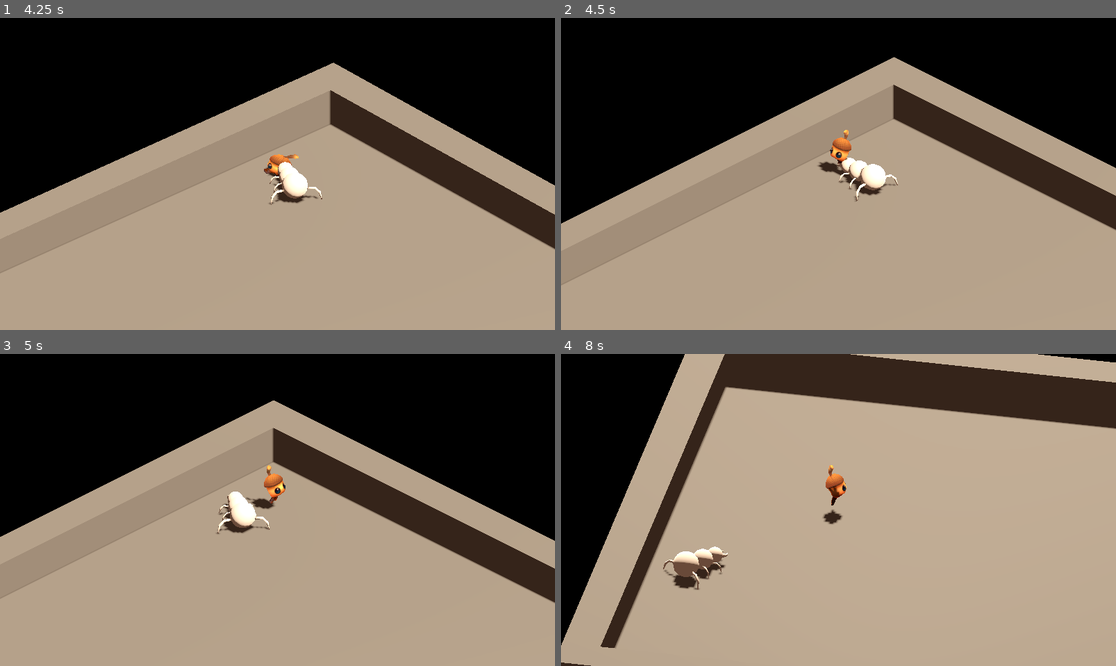
Above: before the commit, frames 1-4 (two rows, left to right).
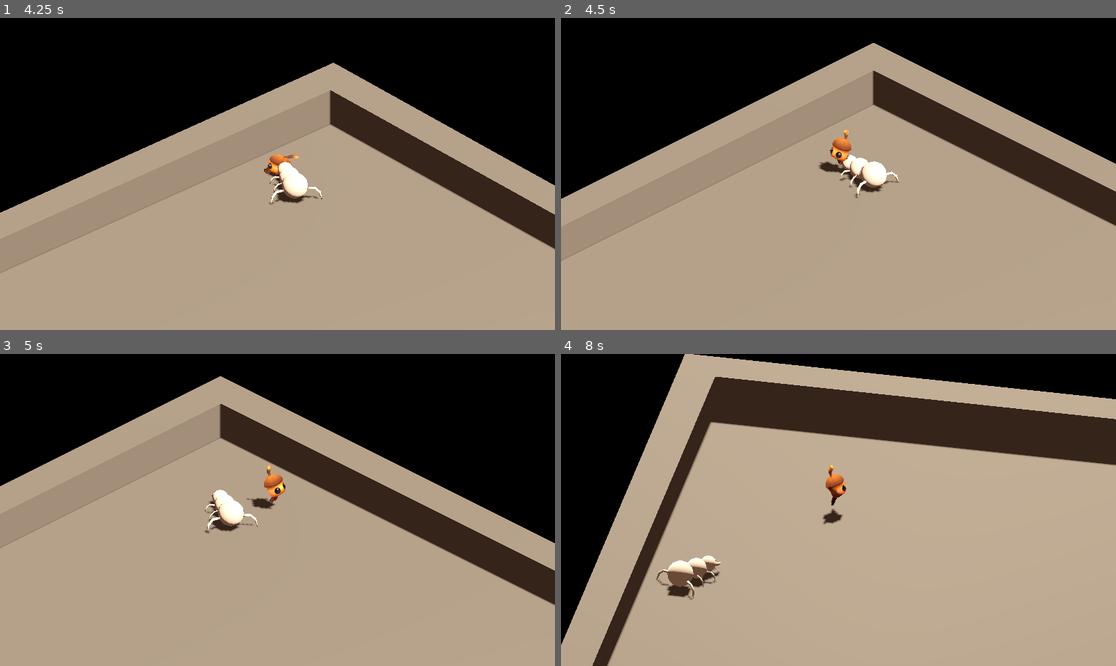
Above: after the commit, the same moments.

Repository: Fanny-Pack-Studios/team-achura-ggj2023
Game: Godot game, scene res://Main.tscn
The game is run twice, just before and just after one commit, with the same random seed, the same clock (stepped at 60 frames per second) and the same inputs.
Inputs (mouse positions are in pixels of both pictures, inside the frame that each line leads up to):
- Up to frame 1 (4.25 s): move the mouse to (249, 236) at 0.52 s; press the mouse at (249, 236) at 0.53 s; hold W (up) 0.53-2.03 s; move the mouse to (444, 220) at 1.27 s; release the mouse at (444, 220) at 1.28 s; tap Q at 1.35 s; move the mouse to (111, 127) at 2.02 s; hold E 2.03-2.78 s; hold A (left) 2.03-3.53 s; move the mouse to (305, 174) at 2.77 s; click (305, 174) at 2.85 s; move the mouse to (194, 96) at 3.52 s; hold S (down) from 3.53 s (still down); hold Q from 3.53 s (still down)
- Up to frame 2 (4.5 s): move the mouse to (960, 158) at 4.27 s; release S (down) at 4.28 s; release Q at 4.28 s; hold D (right) from 4.28 s (still down); tap E at 4.35 s
- Up to frame 3 (5 s): keep holding D (right)
- Up to frame 4 (8 s): move the mouse to (727, 525) at 5.02 s; release D (right) at 5.03 s; press the mouse at (727, 525) at 5.03 s; hold W (up) 5.03-5.78 s; move the mouse to (894, 441) at 5.77 s; release the mouse at (894, 441) at 5.78 s; hold D (right) from 5.78 s (still down); tap Q at 5.85 s; move the mouse to (810, 572) at 6.52 s; hold E 6.53-7.28 s; move the mouse to (1005, 556) at 7.27 s; click (1005, 556) at 7.35 s

Frame 1 is identical in both runs. In frame 2, 7.5% of the frame differs, in the area x 0-100%, y 8-86%; in frame 3, 11%; in frame 4, 20%, in the area x 0-100%, y 0-100%.

Commit message:
Codigo basico de vida del enemigo y un ejemplo de disparo

Diff:
--- a/godot-project/project.godot
+++ b/godot-project/project.godot
@@ -18,6 +18,7 @@
 [autoload]
 
 DebugOverlay="*res://src/debug/DebugOverlay.tscn"
+Global="*res://src/utils/Global.gd"
 
 [debug]
 
@@ -81,6 +82,13 @@
 ]
 }
 
+[layer_names]
+
+3d_physics/layer_1="Player"
+3d_physics/layer_2="PlayerBullets"
+3d_physics/layer_3="Enemies"
+3d_physics/layer_4="Enemybullets"
+
 [physics]
 
 3d/physics_engine="GodotPhysics"
--- a/godot-project/src/characters/Enemies/Ant.gd
+++ b/godot-project/src/characters/Enemies/Ant.gd
@@ -3,6 +3,8 @@
 @export var move_speed := 3.0
 
 @export var target: Node3D
+
+@export var health: int = 5
 
 func _target_position() -> Vector3:
 	return target.position
@@ -14,7 +16,18 @@
 	else:
 		$AccelerationBehaviour.clear_target()
 
-
 func look_at_quat(quat):
 	var scale = global_transform.basis.get_scale()
 	global_transform.basis = Basis(quat).scaled(scale)
+
+func _on_hurt_area_body_entered(body):
+	if body.get_collision_layer() == Global.player_bullet_layer:
+		get_damaged(body.get_power())
+
+func get_damaged(power):
+	health -= power
+	if health <= 0:
+		die()
+
+func die():
+	queue_free()
--- a/godot-project/src/characters/Enemies/Ant.tscn
+++ b/godot-project/src/characters/Enemies/Ant.tscn
@@ -12,6 +12,8 @@
 height = 1.75078
 
 [node name="Ant" type="CharacterBody3D"]
+collision_layer = 4
+collision_mask = 3
 script = ExtResource("1_gucpg")
 
 [node name="Bug" parent="." instance=ExtResource("1_604sy")]
@@ -26,7 +28,11 @@
 shape = SubResource("SphereShape3D_v2rnu")
 
 [node name="HurtArea" type="Area3D" parent="."]
+collision_layer = 4
+collision_mask = 3
 
 [node name="HurtAreaCollision" type="CollisionShape3D" parent="HurtArea"]
 transform = Transform3D(1, 0, 0, 0, -4.37114e-08, 1, 0, -1, -4.37114e-08, 0, 0.394707, 0)
 shape = SubResource("CapsuleShape3D_51fhh")
+
+[connection signal="body_entered" from="HurtArea" to="." method="_on_hurt_area_body_entered"]
--- /dev/null
+++ b/godot-project/src/characters/sid/weapons/PlayerBullet.tscn
@@ -0,0 +1,16 @@
+[gd_scene load_steps=2 format=3 uid="uid://b53g2p0clv7oe"]
+
+[sub_resource type="SphereShape3D" id="SphereShape3D_hp70v"]
+radius = 0.2
+
+[node name="PlayerBullet" type="Node3D"]
+
+[node name="CSGSphere3D" type="CSGSphere3D" parent="."]
+radius = 0.2
+
+[node name="RigidBody3D" type="RigidBody3D" parent="."]
+collision_layer = 2
+collision_mask = 4
+
+[node name="CollisionShape3D" type="CollisionShape3D" parent="RigidBody3D"]
+shape = SubResource("SphereShape3D_hp70v")
--- /dev/null
+++ b/godot-project/src/utils/Global.gd
@@ -0,0 +1,3 @@
+extends Node
+
+var player_bullet_layer: int = 2
